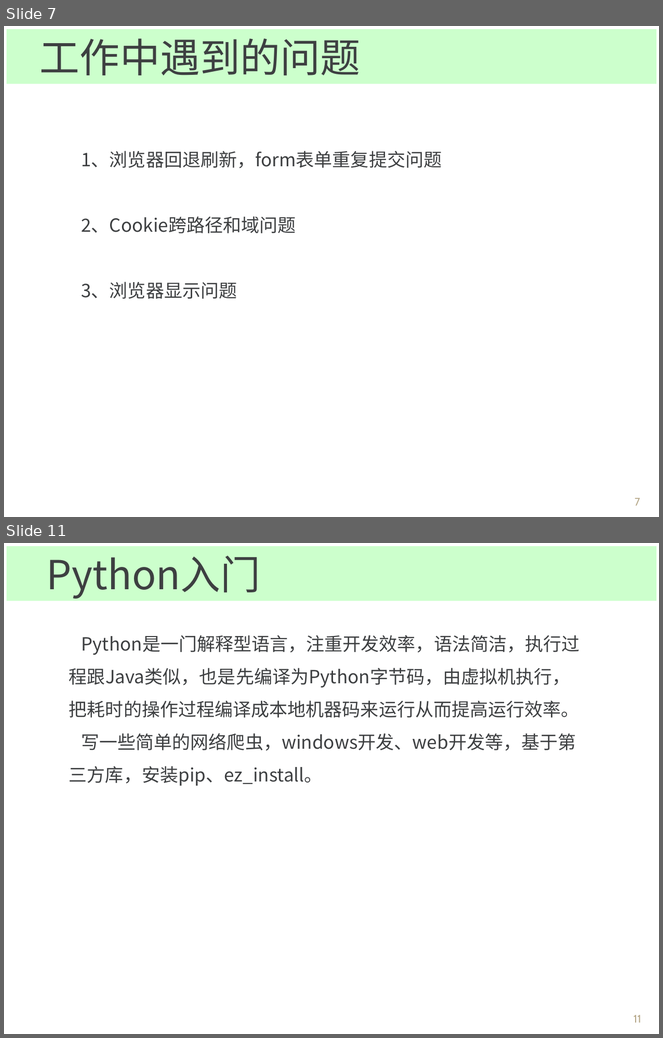
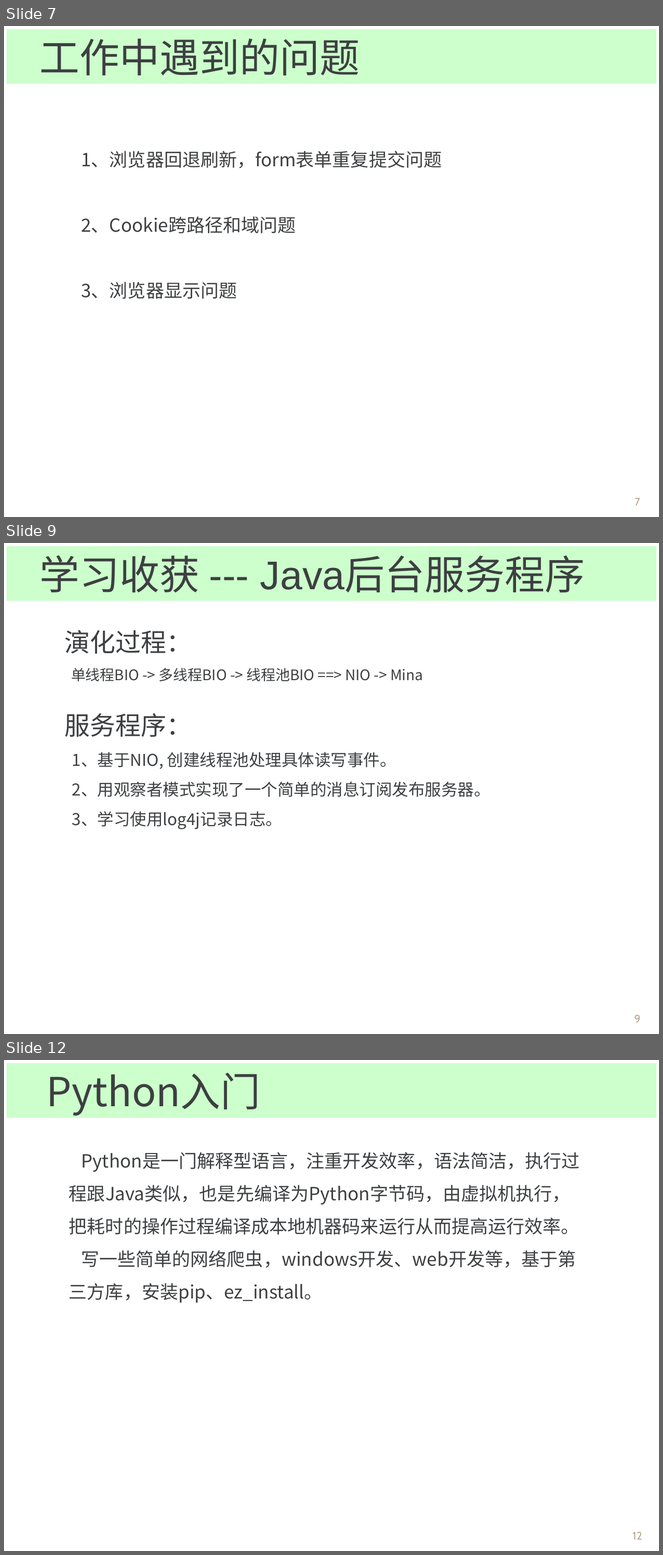
Before and after one commit to Spectrumleeee/Works, a slide deck: document/转正答辩_云平台部_黎光谱.ppt. Shown one above the other, each under a label of ours: slides 7 and 11 before the commit, slides 7, 9 and 12 after it; the slides between them are not shown. The pictures are 663x1038 and 663x1555 pixels, drawn with LibreOffice and Linux fonts; fonts in the diff are those of the drawing; background and template pictures are left out. Boxes give left, top, right and bottom in pixels: in the first picture for what was removed or moved away, otherwise in the second. Text is boxed around its words. In the diff, an @@ line names an element or a change of style, - is before the commit and + after.

```diff
--- a/document/转正答辩_云平台部_黎光谱.ppt
+++ b/document/转正答辩_云平台部_黎光谱.ppt
@@ slide 9 added at <box>4,543,659,1034</box>, background picture (left out) @@
@@ rectangle added at <box>7,546,657,601</box>, fill #CCFFCC, 44 pt, text #3D3F41 @@
+学习收获 --- Java后台服务程序
@@ text added at <box>65,630,491,830</box>, 18 pt, text #3D3F41 @@
+演化过程：
+单线程BIO -> 多线程BIO -> 线程池BIO ==> NIO -> Mina
+服务程序：
+1、基于NIO, 创建线程池处理具体读写事件。
+2、用观察者模式实现了一个简单的消息订阅发布服务器。
+3、学习使用log4j记录日志。
@@ page number added at <box>634,1015,640,1023</box>, 12 pt, text #B5A788 @@
+9
@@ what was slide 11 is now slide 12 @@
@@ page number at <box>633,1532,642,1540</box>: text changed @@
-11
+12
```
Also in this commit, not shown: 5 slides changed, 1 other slide added, 1 slide removed.
